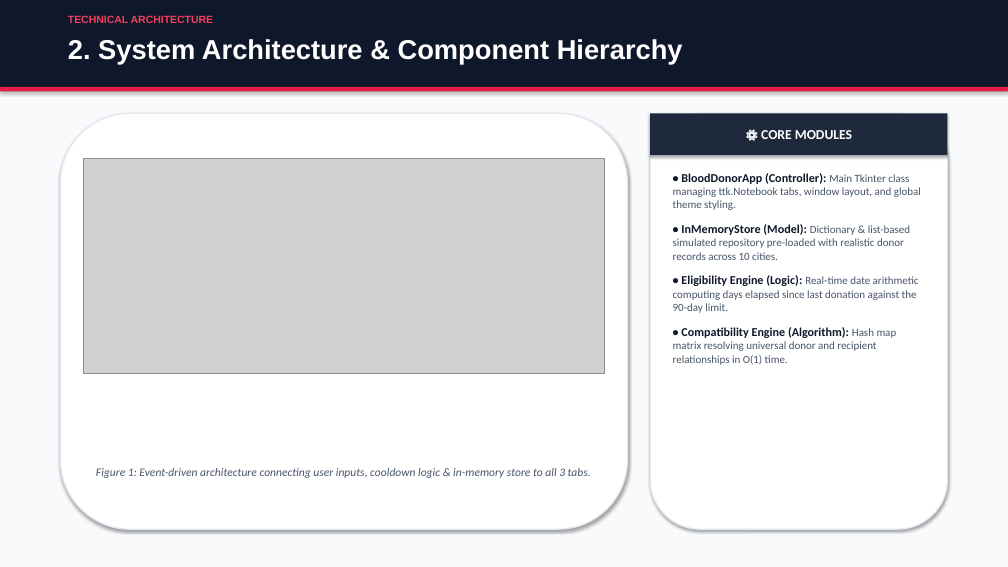
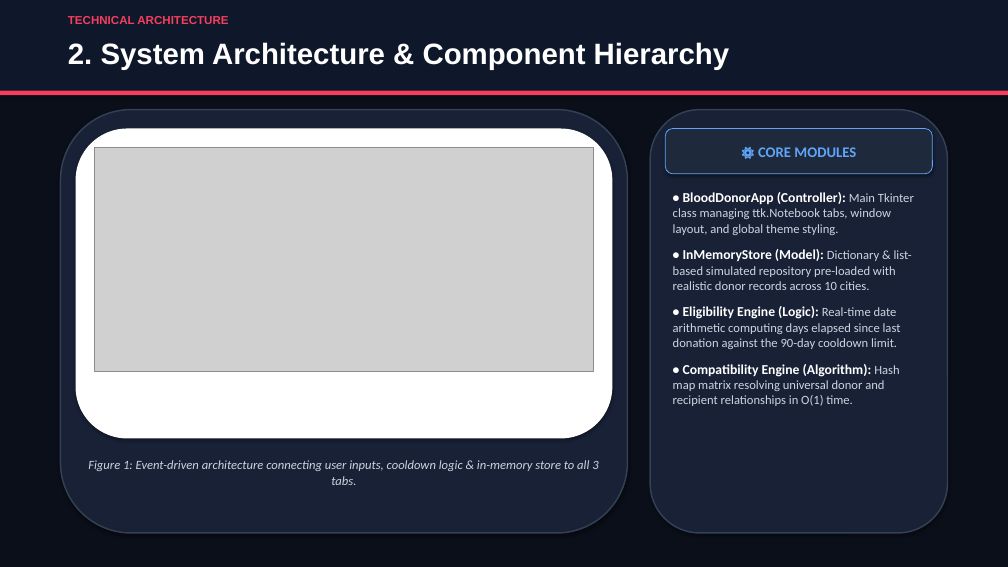
Before and after one commit to raghavmaheshwari-web/Blood-Bridge, a slide deck: slide 3 of BloodBridge_Presentation.pptx. Drawn at 1008x567 pixels with LibreOffice and Linux fonts; fonts in the diff are those of the drawing; grey boxes stand for pictures. Boxes give left, top, right and bottom in pixels: in the first picture for what was removed or moved away, otherwise in the second. Text is boxed around its words. In the diff, an @@ line names an element or a change of style, - is before the commit and + after.

Commit message:
Refine architecture diagram margins, update PDF report, and push dark mode slide deck

```diff
--- a/BloodBridge_Presentation.pptx
+++ b/BloodBridge_Presentation.pptx
@@ background #F8FAFC to #0B0F19 @@
@@ rectangle resized from (x1=0, y1=0, x2=1008, y2=87) to (x1=0, y1=0, x2=1008, y2=91) @@
@@ text "TECHNICAL ARCHITECTURE" at (x1=68, y1=16, x2=228, y2=24): size 10 to 11 pt @@
@@ text "2. System Architecture & Component ..." at (x1=68, y1=42, x2=730, y2=70): size 26 to 28 pt @@
@@ rectangle moved from (x1=0, y1=87, x2=1008, y2=91) to (x1=0, y1=91, x2=1008, y2=95) @@
@@ rectangle at (x1=0, y1=91, x2=1008, y2=95): fill #E11D48 to #F43F5E @@
@@ rounded rectangle resized from (x1=60, y1=113, x2=628, y2=529) to (x1=60, y1=110, x2=628, y2=533) @@
@@ rounded rectangle at (x1=60, y1=110, x2=628, y2=533): fill #FFFFFF to #182136; outline #E2E8F0 1.2 pt to #334155 1.4 pt @@
@@ rounded rectangle at (x1=650, y1=110, x2=948, y2=533): fill #FFFFFF to #182136; outline #E2E8F0 1.2 pt to #334155 1.4 pt @@
@@ rounded rectangle resized from (x1=650, y1=113, x2=948, y2=529) to (x1=650, y1=110, x2=948, y2=533) @@
@@ rounded rectangle added at (x1=76, y1=129, x2=613, y2=439), fill #FFFFFF @@
@@ picture resized from (x1=83, y1=159, x2=605, y2=374) to (x1=95, y1=147, x2=594, y2=371) @@
@@ rounded rectangle "⚙️ CORE MODULES" resized from (x1=650, y1=113, x2=948, y2=155) to (x1=665, y1=129, x2=932, y2=174) @@
@@ rounded rectangle "⚙️ CORE MODULES" at (x1=665, y1=129, x2=932, y2=174): size 13 to 14 pt, text colour #FFFFFF to #60A5FA; rectangle to rounded rectangle; outline none to #60A5FA 0.75 pt @@
@@ text "• BloodDonorApp (Controller): Main Tkinter ..." moved from (x1=673, y1=173, x2=921, y2=365) to (x1=673, y1=192, x2=914, y2=406) @@
@@ text at (x1=673, y1=192, x2=914, y2=406): size 11.5 to 13 pt, text colour #0F172A to #FFFFFF in "• BloodDonorApp (Controller):", "• InMemoryStore (Model):", "• Compatibility Engine (Algorithm):"; size 10.5 to 12 pt, text colour #475569 to #CBD5E1 in "Main Tkinter class managing ttk.Notebook tabs, window ...", "Dictionary & list-based simulated repository pre-loaded with ...", "Hash map matrix resolving universal donor and ..." @@
@@ text at (x1=673, y1=306, x2=901, y2=349): text changed; size 10.5 to 12 pt; text colour #475569 to #CBD5E1 @@
-• Eligibility Engine (Logic): Real-time date arithmetic computing days elapsed since last donation against the 90-day limit.
+• Eligibility Engine (Logic): Real-time date arithmetic computing days elapsed since last donation against the 90-day cooldown limit.
@@ text "Figure 1: Event-driven architecture connecting ..." moved from (x1=96, y1=468, x2=591, y2=478) to (x1=88, y1=460, x2=598, y2=485) @@
@@ text "Figure 1: Event-driven architecture connecting ..." at (x1=88, y1=460, x2=598, y2=485): size 11 to 12 pt, text colour #475569 to #CBD5E1 @@
```
Also in this commit, not shown: 5 other slides changed, 5 other files.
